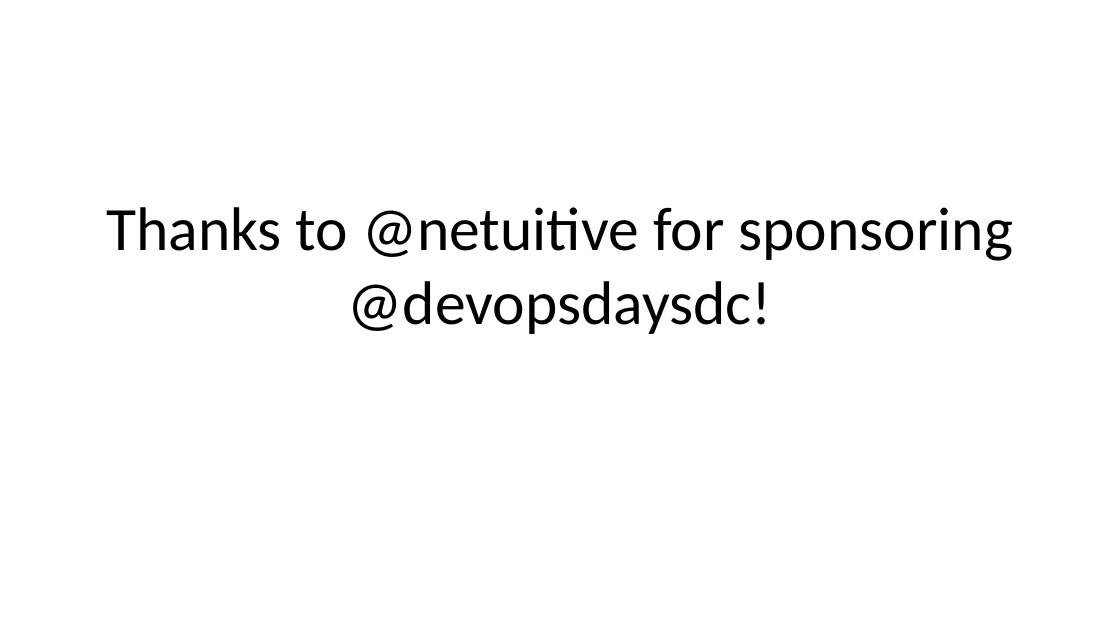
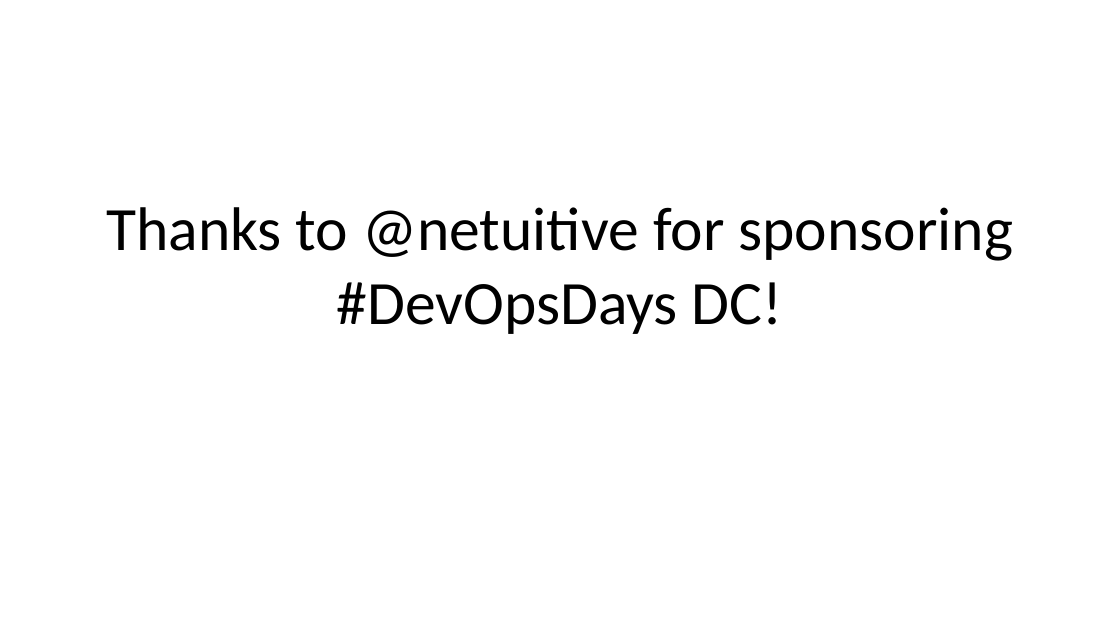
Before and after one commit to DevOpsDaysDC/planning, a slide deck: slide 16 of sponsor_pitches.pptx (slide 14 before the commit). Drawn at 1120x630 pixels with LibreOffice and Linux fonts; fonts in the diff are those of the drawing; background and template pictures are left out. Boxes give left, top, right and bottom in pixels: in the first picture for what was removed or moved away, otherwise in the second. Text is boxed around its words. In the diff, an @@ line names an element or a change of style, - is before the commit and + after.

```diff
--- a/sponsor_pitches.pptx
+++ b/sponsor_pitches.pptx
@@ title at [106, 207, 1013, 334]: text changed @@
-Thanks to @netuitive for sponsoring @devopsdaysdc!
+Thanks to @netuitive for sponsoring #DevOpsDays DC!
```
Also in this commit, not shown: 14 other slides changed, 5 slides added, 3 other files.
